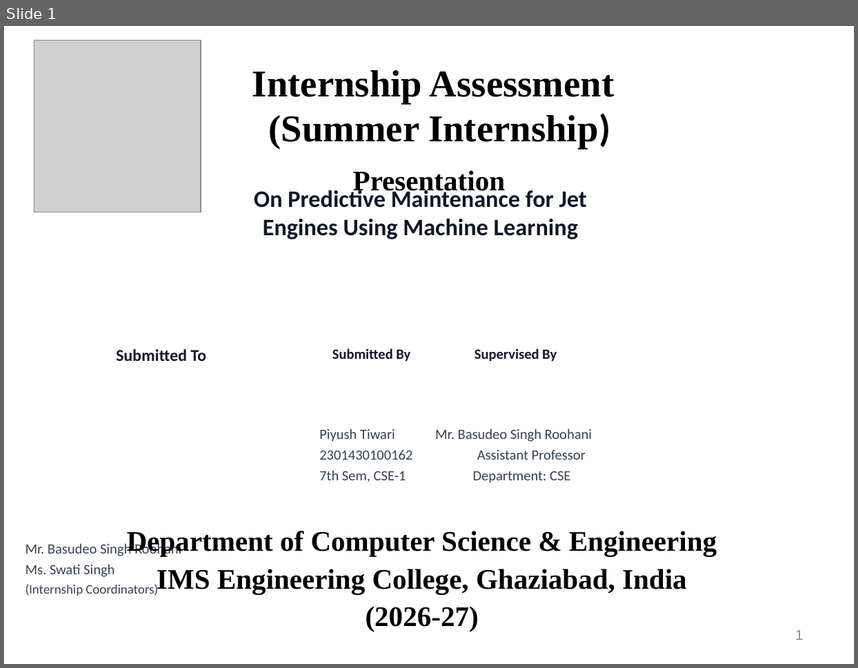
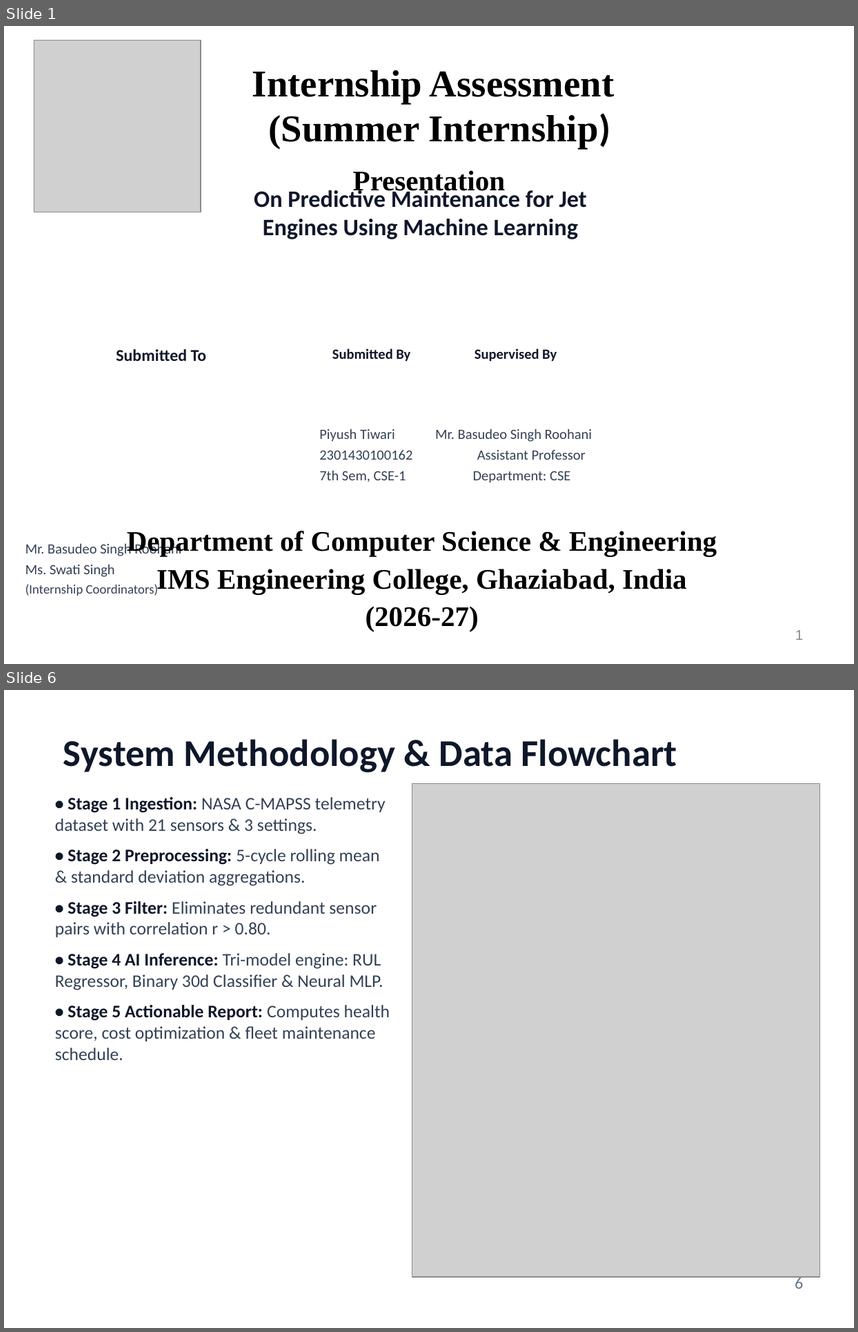
Before and after one commit to PiyushTiwari2051/Predictive-Master, a slide deck: Internship Presentation PPTs Template Final.pptx. Shown one above the other, each under a label of ours: slide 1 before the commit, slides 1 and 6 after it; the slides between them are not shown. The pictures are 858x668 and 858x1332 pixels, drawn with LibreOffice and Linux fonts; fonts in the diff are those of the drawing; grey boxes stand for pictures. Boxes give left, top, right and bottom in pixels: in the first picture for what was removed or moved away, otherwise in the second. Text is boxed around its words. In the diff, an @@ line names an element or a change of style, - is before the commit and + after.

```diff
--- a/Internship Presentation PPTs Template Final.pptx
+++ b/Internship Presentation PPTs Template Final.pptx
@@ slide 6 added at (x1=4, y1=690, x2=854, y2=1328), background #FFFFFF @@
@@ text added at (x1=63, y1=739, x2=677, y2=773), 32 pt, text #0F172A, bold @@
+System Methodology & Data Flowchart
@@ picture added at (x1=412, y1=784, x2=820, y2=1276) @@
@@ text added at (x1=55, y1=797, x2=390, y2=1060), 15 pt, text #334155 @@
+• Stage 1 Ingestion: NASA C-MAPSS telemetry dataset with 21 sensors & 3 settings.
+• Stage 2 Preprocessing: 5-cycle rolling mean & standard deviation aggregations.
+• Stage 3 Filter: Eliminates redundant sensor pairs with correlation r > 0.80.
+• Stage 4 AI Inference: Tri-model engine: RUL Regressor, Binary 30d Classifier & Neural MLP.
+• Stage 5 Actionable Report: Computes health score, cost optimization & fleet maintenance schedule.
@@ text added at (x1=795, y1=1274, x2=803, y2=1288), 14 pt, text #64748B @@
+6
```
Also in this commit, not shown: 16 slides changed, 1 slide removed, 1 other file.
